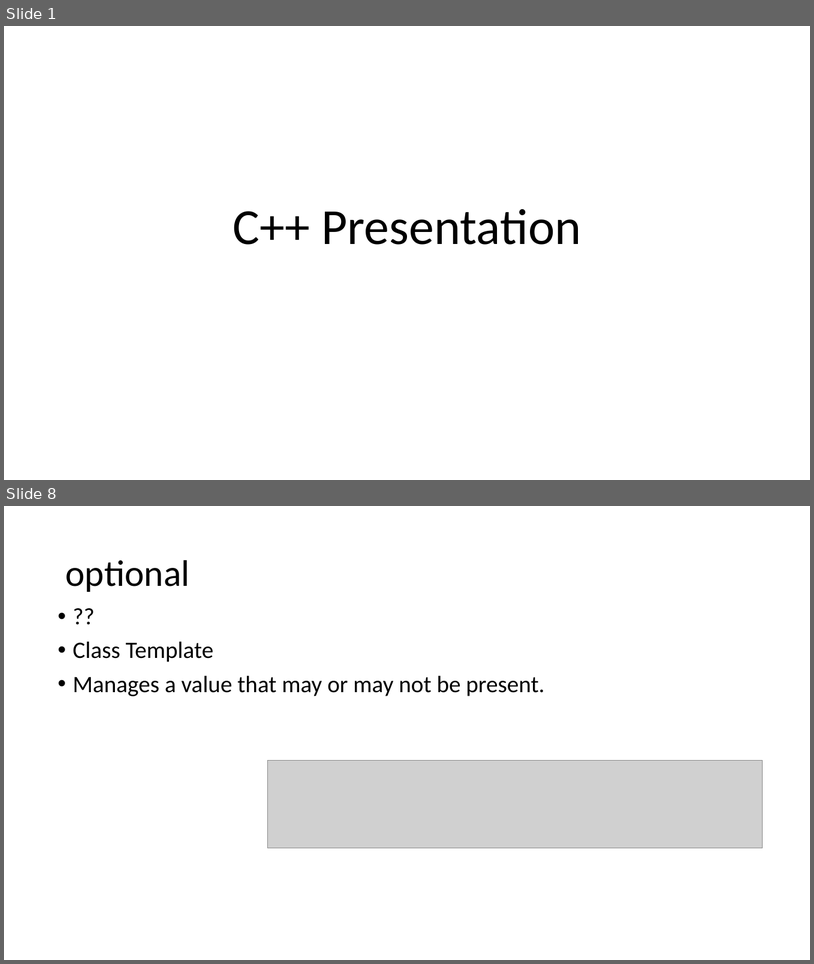
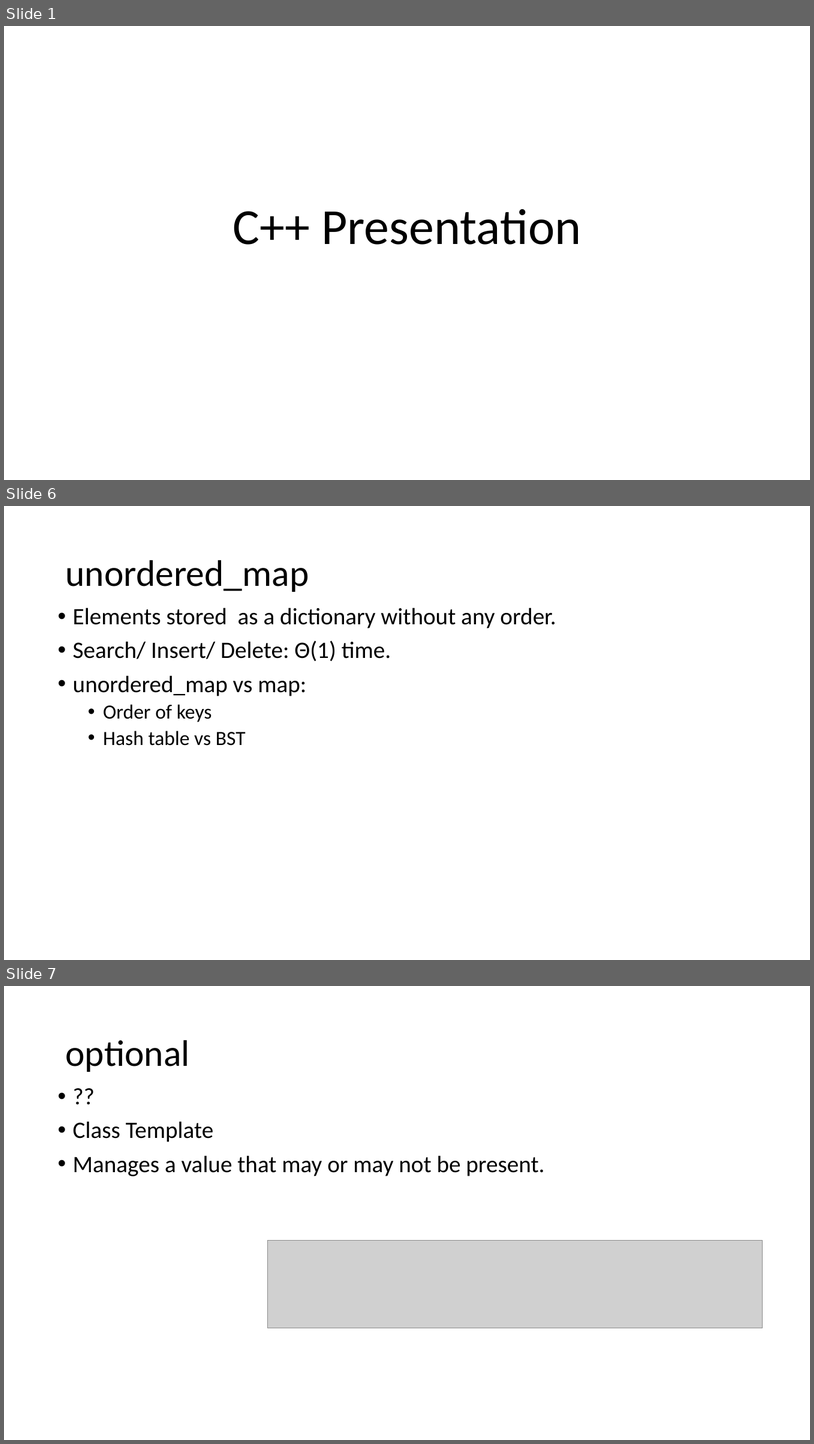
Before and after one commit to muksiddheswar/CPP-Examples, a slide deck: STL/STL_Presentation.pptx. Shown one above the other, each under a label of ours: slides 1 and 8 before the commit, slides 1, 6 and 7 after it; the slides between them are not shown. The pictures are 814x964 and 814x1444 pixels, drawn with LibreOffice and Linux fonts; fonts in the diff are those of the drawing; grey boxes stand for pictures. Boxes give left, top, right and bottom in pixels: in the first picture for what was removed or moved away, otherwise in the second. Text is boxed around its words. In the diff, an @@ line names an element or a change of style, - is before the commit and + after.

```diff
--- a/STL/STL_Presentation.pptx
+++ b/STL/STL_Presentation.pptx
@@ slide 6 added at [4,506,810,960], background #FFFFFF @@
@@ title added at [65,560,309,592], 44 pt, text #000000 @@
+unordered_map
@@ text added at [73,607,556,745], 28 pt, text #000000 @@
+• Elements stored as a dictionary without any order.
+• Search/ Insert/ Delete: Θ(1) time.
+• unordered_map vs map:
+  • Order of keys
+  • Hash table vs BST
@@ what was slide 8 is now slide 7 @@
```
Also in this commit, not shown: 3 slides changed, 5 other slides added.
